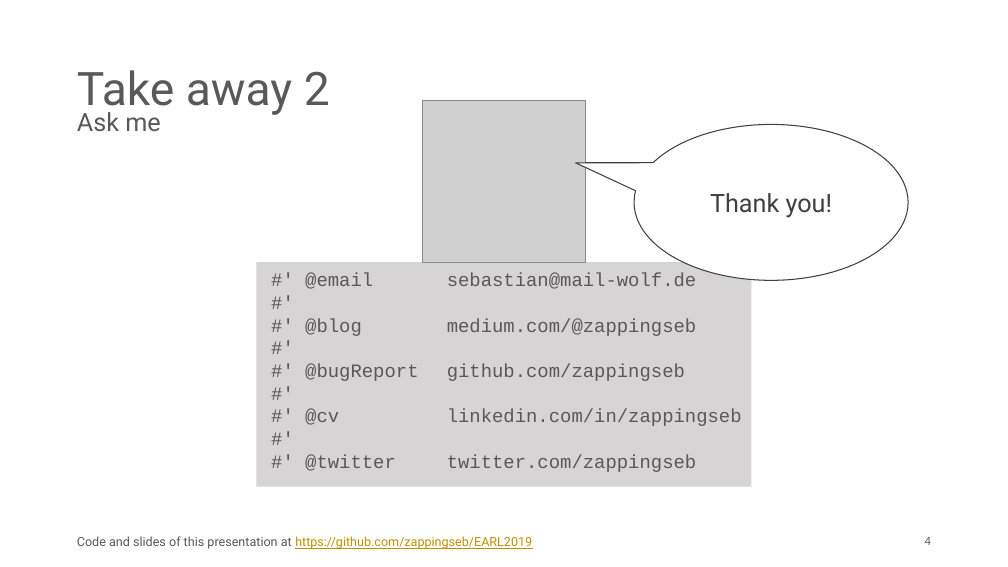
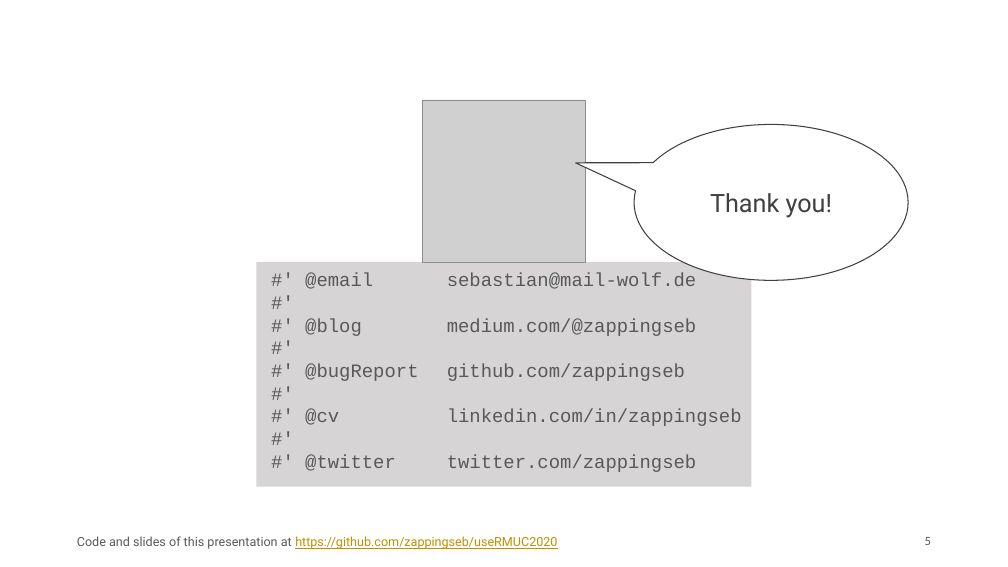
Before and after one commit to zappingseb/userRMUC2020, a slide deck: slide 5 of pptx/20200614_presentation.pptx (slide 4 before the commit). Drawn at 1008x567 pixels with LibreOffice and Linux fonts; fonts in the diff are those of the drawing; grey boxes stand for pictures. Boxes give left, top, right and bottom in pixels: in the first picture for what was removed or moved away, otherwise in the second. Text is boxed around its words. In the diff, an @@ line names an element or a change of style, - is before the commit and + after.

```diff
--- a/pptx/20200614_presentation.pptx
+++ b/pptx/20200614_presentation.pptx
@@ title removed at <box>77,70,330,116</box> @@
-Take away 2
@@ text removed at <box>77,112,160,131</box> @@
-Ask me
@@ text at <box>77,536,557,549</box>: text changed @@
-Code and slides of this presentation at https://github.com/zappingseb/EARL2019
+Code and slides of this presentation at https://github.com/zappingseb/useRMUC2020
@@ page number at <box>925,537,931,545</box>: text changed @@
-4
+5
```
Also in this commit, not shown: 1 other slide changed, 2 slides added, 1 slide removed, 1 other file.
